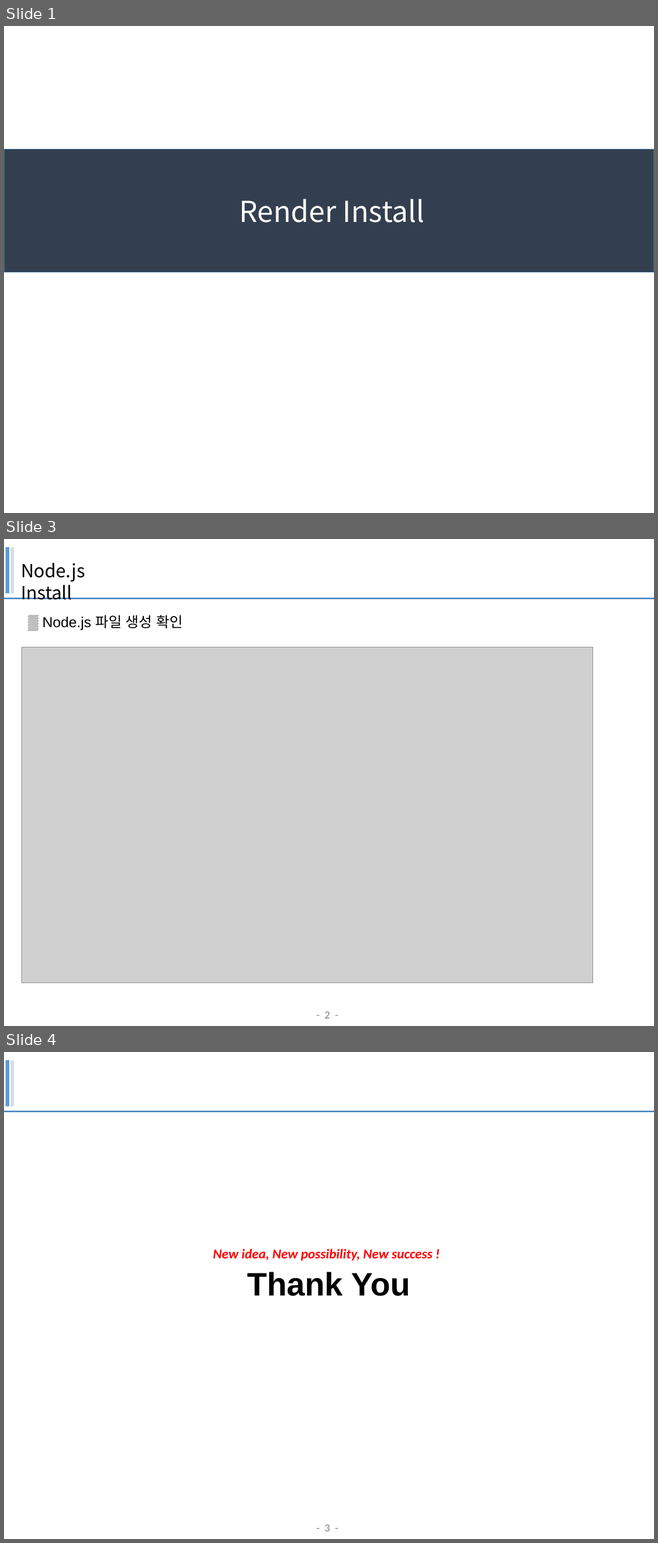
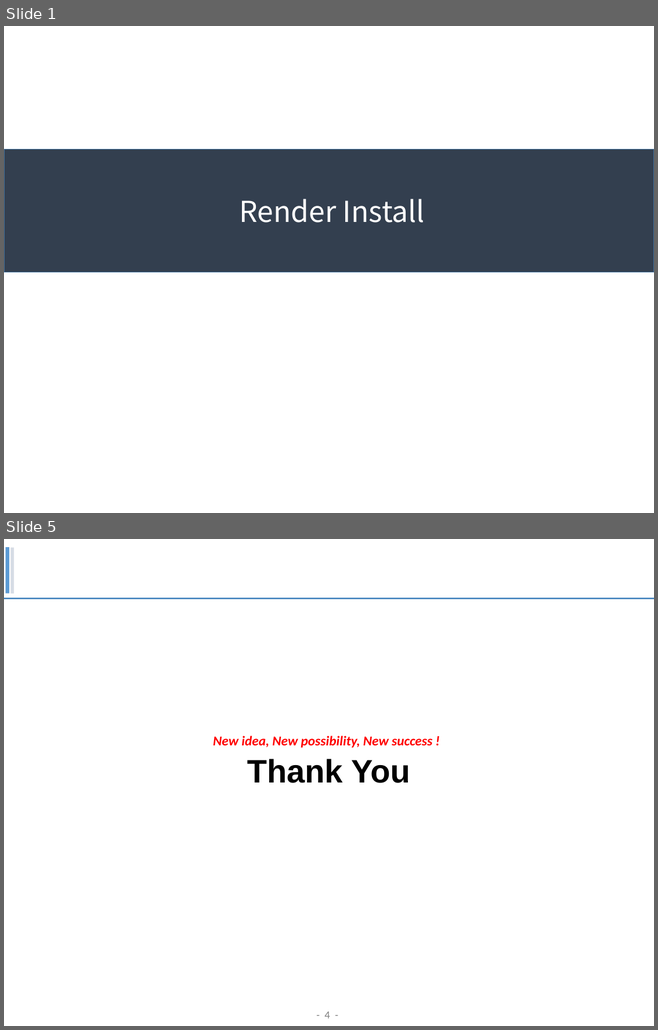
Before and after one commit to taekmu/medals, a slide deck: contents/Render.pptx. Shown one above the other, each under a label of ours: slides 1, 3 and 4 before the commit, slides 1 and 5 after it; the slides between them are not shown. The pictures are 658x1543 and 658x1030 pixels, drawn with LibreOffice and Linux fonts; fonts in the diff are those of the drawing; grey boxes stand for pictures; background and template pictures are left out. Boxes give left, top, right and bottom in pixels: in the first picture for what was removed or moved away, otherwise in the second. Text is boxed around its words. In the diff, an @@ line names an element or a change of style, - is before the commit and + after.

```diff
--- a/contents/Render.pptx
+++ b/contents/Render.pptx
@@ slide 3 removed at <box>4,539,654,1026</box>, background #FFFFFF; not listed: 4 template elements that a slide beside it also shows @@
@@ text removed at <box>21,563,85,600</box> @@
-Node.js Install
@@ text removed at <box>42,615,183,630</box> @@
-▒ Node.js 파일 생성 확인
@@ picture removed at <box>21,647,593,983</box> @@
@@ what was slide 4 is now slide 5 @@
@@ page number at <box>324,1012,329,1019</box>: text changed @@
-- 3 -
+- 4 -
```
Also in this commit, not shown: 3 slides added, 1 other slide removed, 3 other files.
